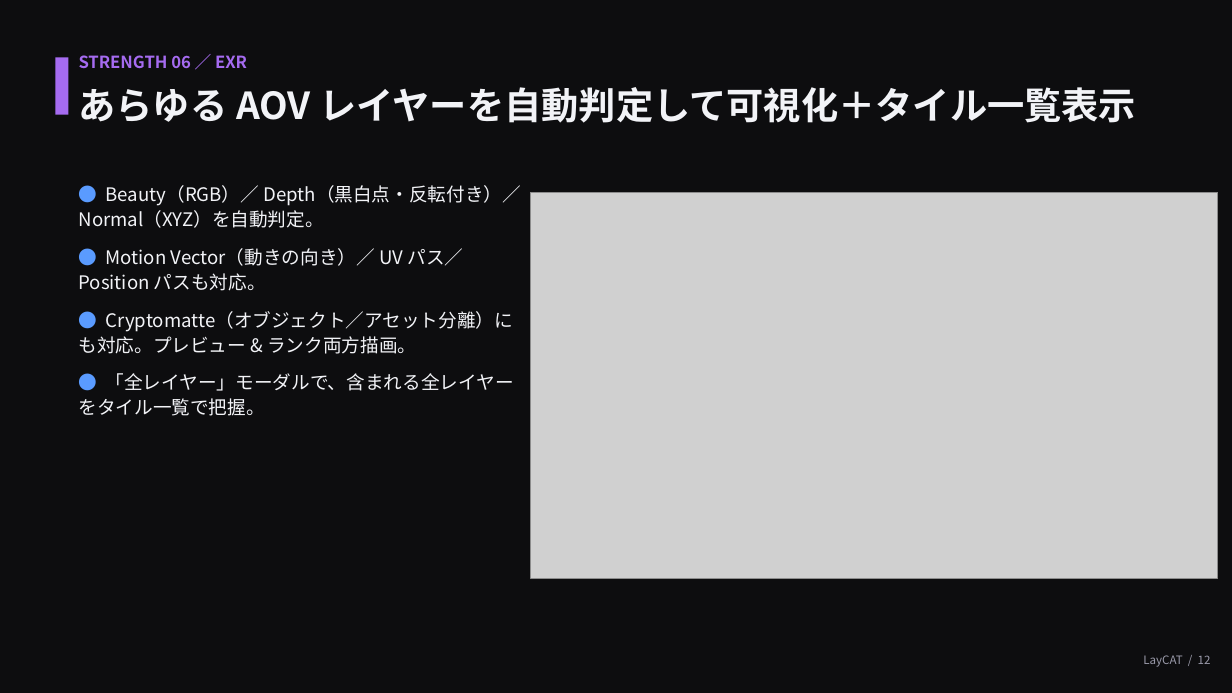
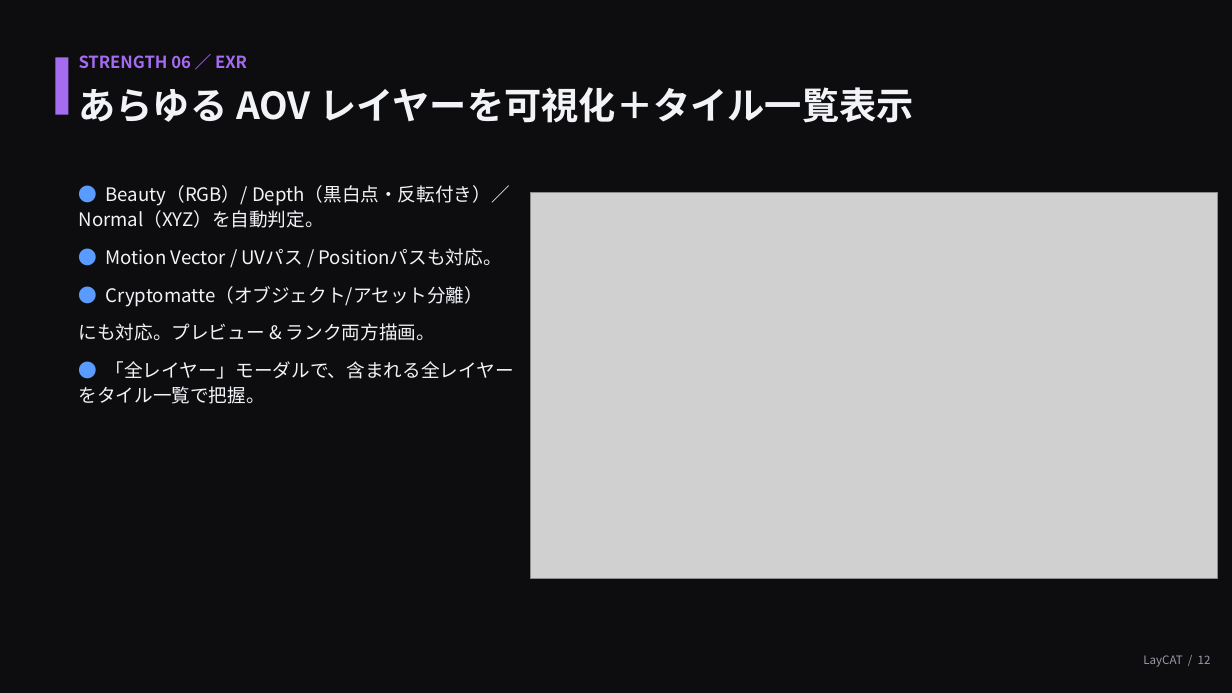
Before and after one commit to ogshaw03/lay_cat, a slide deck: slide 12 of LayCAT_紹介プレゼン.pptx. Drawn at 1232x693 pixels with LibreOffice and Linux fonts; fonts in the diff are those of the drawing; grey boxes stand for pictures. Boxes give left, top, right and bottom in pixels: in the first picture for what was removed or moved away, otherwise in the second. Text is boxed around its words. In the diff, an @@ line names an element or a change of style, - is before the commit and + after.

```diff
--- a/LayCAT_紹介プレゼン.pptx
+++ b/LayCAT_紹介プレゼン.pptx
@@ text at [79,87,914,123]: text changed @@
-あらゆる AOV レイヤーを自動判定して可視化＋タイル一覧表示
+あらゆる AOV レイヤーを可視化＋タイル一覧表示
@@ text at [79,185,510,341]: text changed @@
-● Beauty（RGB）／ Depth（黒白点・反転付き）／ Normal（XYZ）を自動判定。
-● Motion Vector（動きの向き）／ UV パス／ Position パスも対応。
-● Cryptomatte（オブジェクト／アセット分離）にも対応。プレビュー & ランク両方描画。
+● Beauty（RGB）/ Depth（黒白点・反転付き）／ Normal（XYZ）を自動判定。
+● Motion Vector / UVパス / Positionパスも対応。
+● Cryptomatte（オブジェクト/アセット分離）
+にも対応。プレビュー & ランク両方描画。
```
Also in this commit, not shown: 3 other slides changed.
